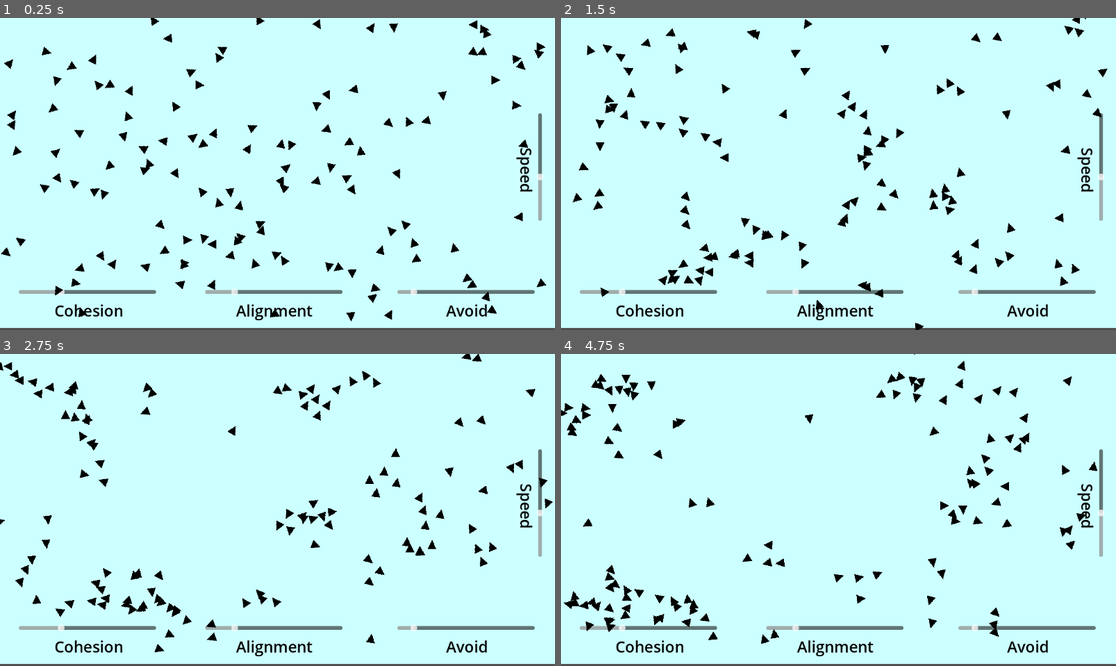
Above: before the commit, frames 1-4 (two rows, left to right).
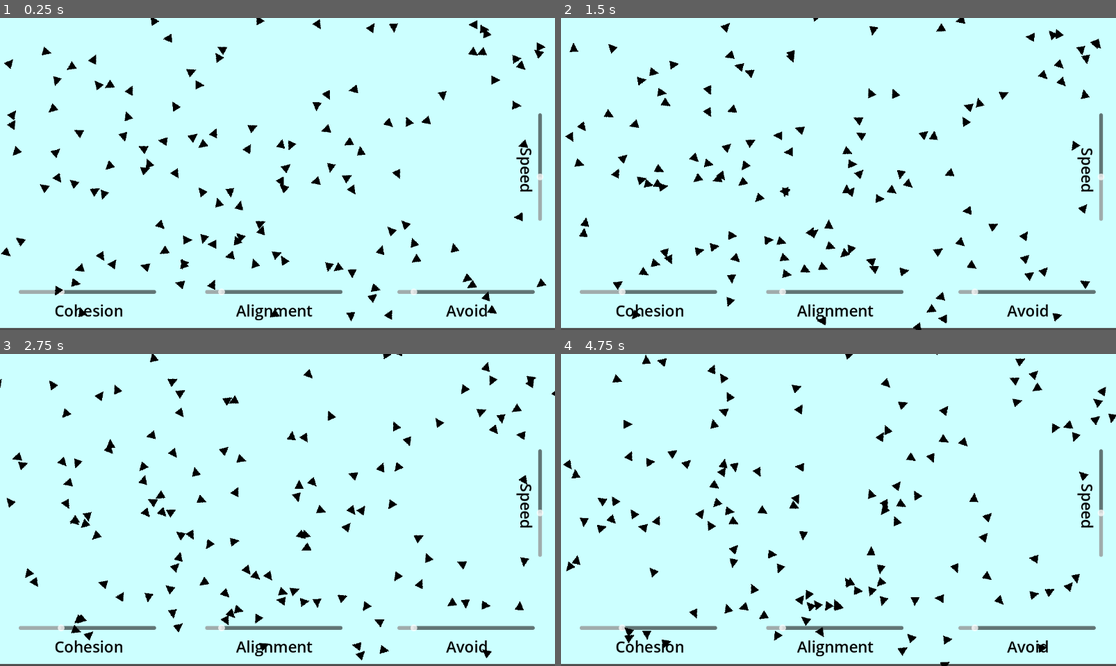
Above: after the commit, the same moments.

Repository: are-dynamic-2025-g6/boids
Game: Godot game, scene res://Scenes/main.tscn
The game is run twice, just before and just after one commit, with the same random seed, the same clock (stepped at 60 frames per second) and the same inputs.
Inputs:
- Up to frame 1 (0.25 s): no input
- Up to frame 2 (1.5 s): tap Enter (ui_accept) at 0.5, 0.6, 0.77, 1.07, 1.35 s
- Up to frame 3 (2.75 s): tap Enter (ui_accept) at 1.52, 1.82, 2.1 s
- Up to frame 4 (4.75 s): tap Enter (ui_accept) at 2.85, 3.02, 3.32, 3.6, 3.77, 4.07, 4.35, 4.52 s; tap Space (Pause) at 4.15 s

The runs differ from the first frame. In frame 1, less than 0.1% of the frame differs, in the area x 39-43%, y 86-89%; in frame 2, 6.4%; in frame 3, 6.3%; in frame 4, 6.4%, in the area x 0-100%, y 0-100%.
Error after the commit: Cannot call method 'store_csv_line' on a null value. (res://Scripts/main.gd:90)

Commit message:
Mise a jour du notebook d'analyse & acces a l'ecriture

Diff:
--- a/Scenes/main.tscn
+++ b/Scenes/main.tscn
@@ -37,7 +37,7 @@
 offset_top = 548.0
 offset_right = 711.0
 offset_bottom = 591.0
-max_value = 250.0
+max_value = 500.0
 value = 50.0
 
 [node name="alignment2" type="Label" parent="."]
@@ -91,7 +91,7 @@
 horizontal_alignment = 1
 
 [node name="Analyse" type="Timer" parent="."]
-wait_time = 5.0
+wait_time = 3.0
 
 [connection signal="timeout" from="refresh_rate" to="." method="get_dico_distances"]
 [connection signal="value_changed" from="coherence" to="." method="val_change" binds= ["coherence"]]
--- a/Scripts/main.gd
+++ b/Scripts/main.gd
@@ -9,6 +9,8 @@
 var l=[]
 var L=[]
 var k=true
+var made : bool = true
+var compte_analyse : int = 0
 const p=10
 const NB_OIZO = 125
 
@@ -68,10 +70,26 @@
 				Engine.time_scale = float(value) / 100
 
 func array_coord():
-	var coords : Array = []
-	for i in cage :
-		coords.append(i.global_position)
-	print(coords)
+	compte_analyse += 1
+	var path = OS.get_system_dir(OS.SYSTEM_DIR_DESKTOP) + "/Sc-Fo/Boids/boids/Analyse/"
+	var dir = DirAccess.open(OS.get_system_dir(OS.SYSTEM_DIR_DESKTOP))
+	var file : FileAccess
+	if compte_analyse < 20 :
+		if made :
+			file = FileAccess.open(path + "data_sim_coords.csv", FileAccess.WRITE)
+			#file.store_csv_line(["x", "y"])
+			made = false
+			print("premiere fois")
+		else :
+			file = FileAccess.open(path + "data_sim_coords.csv", FileAccess.READ_WRITE)
+			file.seek_end()
+			file.store_csv_line(["#Simulation suivante"])
+			print("deuxieme fois")
+		#var coords : Array = []
+		for i in cage :
+			file.store_csv_line([i.global_position.x, i.global_position.y])
+			#coords.append(i.global_position)
+		#print(coords)
 
 func proche():
 	l=[]
--- a/Scripts/oizo.gd
+++ b/Scripts/oizo.gd
@@ -34,12 +34,13 @@
 	rotation = velocity.angle() + PI/2
 
 	#print(velocity) #debug
-	if Input.is_action_just_pressed("ui_accept"):
+	if Input.is_action_just_pressed("ui_accept") and not launched:
 		cage = main.cage
 		launched = true
-	if Input.is_action_just_pressed("Pause"):
-		launched=false
+	elif Input.is_action_just_pressed("ui_accept") and launched :
+		launched= !launched
 		curr_velo=Vector2(randi_range(-2000,2000),randi_range(-2000,2000))
+		cage = main.cage
 	move_and_slide()
 
 
Not shown, changed: Analyse/Figure_1_ALLIGNEMENT_voisins.png.import
Not shown, changed: Analyse/Analyse.ipynb
